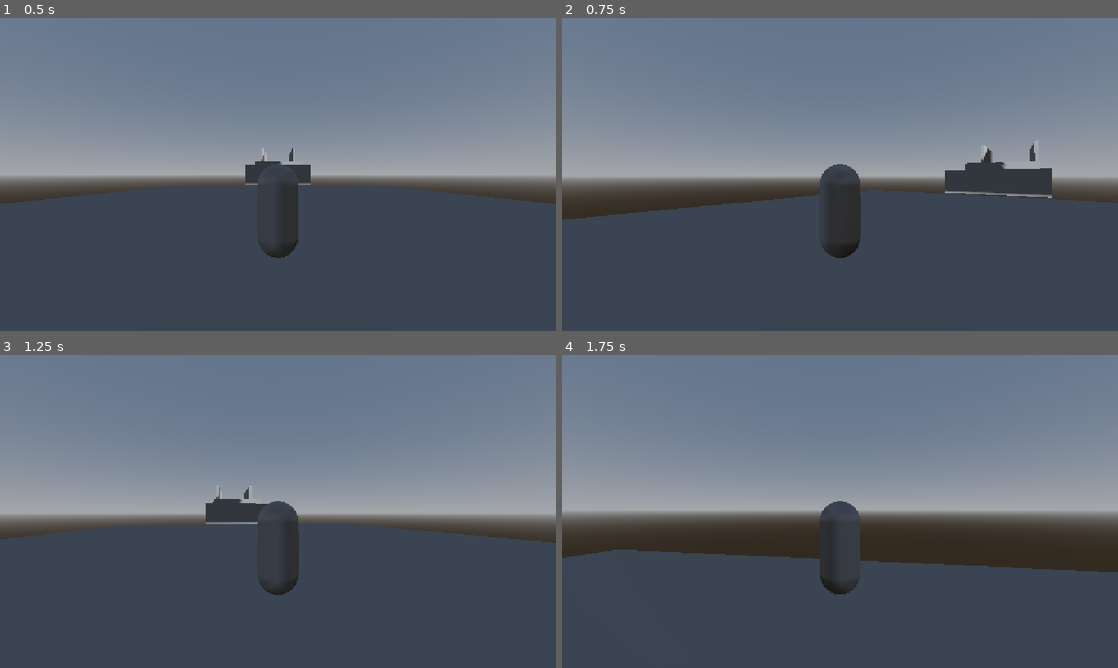
Above: before the commit, frames 1-4 (two rows, left to right).
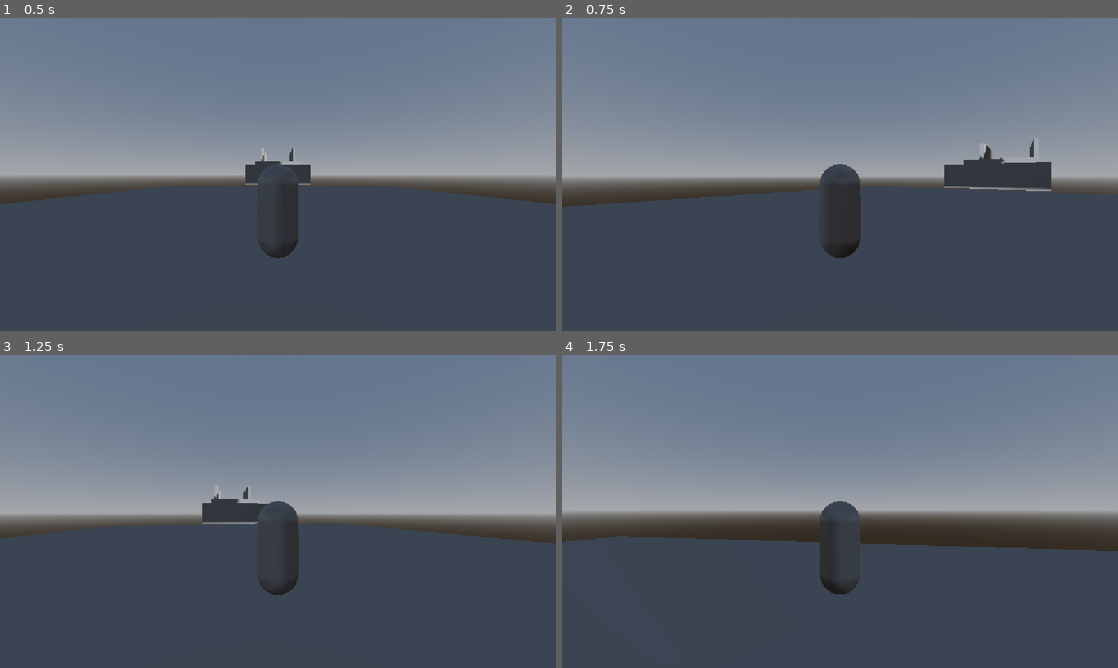
Above: after the commit, the same moments.

Repository: StepTred/Chase-game-proto
Game: Godot game, scene res://levels/test/rooftop_test.tscn
The game is run twice, just before and just after one commit, with the same random seed, the same clock (stepped at 60 frames per second) and the same inputs.
Inputs (mouse positions are in pixels of both pictures, inside the frame that each line leads up to):
- Up to frame 1 (0.5 s): no input
- Up to frame 2 (0.75 s): move the mouse to (867, 174) at 0.52 s; hold W (move_forward) from 0.53 s (still down); tap Space (jump) at 0.6 s
- Up to frame 3 (1.25 s): keep holding W (move_forward); tap Space (jump) at 0.77, 1.07 s
- Up to frame 4 (1.75 s): keep holding W (move_forward); move the mouse to (812, 511) at 1.27 s; tap Space (jump) at 1.35, 1.52 s

Frame 1 is identical in both runs. In frame 2, 2.5% of the frame differs, in the area x 0-100%, y 38-65%; in frame 3, 0.2%; in frame 4, 5.1%, in the area x 0-100%, y 57-70%.

Commit message:
Add state machine with idle and run states
Co-Authored-By: Claude Sonnet 5 <noreply@anthropic.com>

Diff:
--- a/chase-game-project/player/player.tscn
+++ b/chase-game-project/player/player.tscn
@@ -1,7 +1,10 @@
-[gd_scene load_steps=6 format=3]
+[gd_scene load_steps=9 format=3]
 
 [ext_resource type="Script" path="res://player/player_controller.gd" id="1_player"]
 [ext_resource type="Script" path="res://player/camera_controller.gd" id="2_camera"]
+[ext_resource type="Script" path="res://player/state_machine.gd" id="3_state_machine"]
+[ext_resource type="Script" path="res://player/states/idle_state.gd" id="4_idle_state"]
+[ext_resource type="Script" path="res://player/states/run_state.gd" id="5_run_state"]
 
 [sub_resource type="CapsuleShape3D" id="CapsuleShape3D_player"]
 radius = 0.4
@@ -36,3 +39,12 @@
 [node name="Camera3D" type="Camera3D" parent="CameraPivot/SpringArm3D"]
 current = true
 fov = 75.0
+
+[node name="StateMachine" type="Node" parent="."]
+script = ExtResource("3_state_machine")
+
+[node name="IdleState" type="Node" parent="StateMachine"]
+script = ExtResource("4_idle_state")
+
+[node name="RunState" type="Node" parent="StateMachine"]
+script = ExtResource("5_run_state")
--- a/chase-game-project/player/player_controller.gd
+++ b/chase-game-project/player/player_controller.gd
@@ -13,31 +13,40 @@
 @export var gravity: float = 20.0
 
 @onready var camera_pivot: CameraController = $CameraPivot
+@onready var state_machine: StateMachine = $StateMachine
+
+var input_direction: Vector3 = Vector3.ZERO
 
 
 func _physics_process(delta: float) -> void:
-	if not is_on_floor():
-		velocity.y -= gravity * delta
+	var input_dir: Vector2 = Input.get_vector("move_left", "move_right", "move_forward", "move_back")
+	input_direction = camera_pivot.get_movement_direction(input_dir)
 
-	if Input.is_action_just_pressed("jump") and is_on_floor():
-		velocity.y = jump_velocity
+	state_machine.physics_update(delta)
+	move_and_slide()
 
-	var input_dir: Vector2 = Input.get_vector("move_left", "move_right", "move_forward", "move_back")
-	var direction: Vector3 = camera_pivot.get_movement_direction(input_dir)
-	var target_velocity: Vector3 = direction * max_speed
-	var rate: float = acceleration if direction.length() > 0.0 else deceleration
+
+func _unhandled_input(event: InputEvent) -> void:
+	state_machine.handle_input(event)
+
+
+func apply_gravity(delta: float) -> void:
+	velocity.y -= gravity * delta
+
+
+func move_horizontal(delta: float) -> void:
+	var target_velocity: Vector3 = input_direction * max_speed
+	var rate: float = acceleration if input_direction.length() > 0.0 else deceleration
 	if not is_on_floor():
 		rate *= air_control_multiplier
 
 	velocity.x = move_toward(velocity.x, target_velocity.x, rate * delta)
 	velocity.z = move_toward(velocity.z, target_velocity.z, rate * delta)
 
-	if direction.length() > 0.0:
-		face_direction(direction, delta)
-
-	move_and_slide()
+	if input_direction.length() > 0.0:
+		face_direction(delta)
 
 
-func face_direction(direction: Vector3, delta: float) -> void:
-	var target_angle: float = atan2(direction.x, direction.z)
+func face_direction(delta: float) -> void:
+	var target_angle: float = atan2(input_direction.x, input_direction.z)
 	rotation.y = lerp_angle(rotation.y, target_angle, turn_speed * delta)
--- /dev/null
+++ b/chase-game-project/player/state_machine.gd
@@ -0,0 +1,53 @@
+class_name StateMachine
+extends Node
+
+signal state_changed(state_name: String)
+
+var current_state: State
+var _states: Dictionary = {}
+
+
+func _ready() -> void:
+	var player: PlayerController = get_parent() as PlayerController
+
+	for child in get_children():
+		if child is State:
+			var state: State = child
+			state.player = player
+			state.state_machine = self
+			state.transition_requested.connect(_on_transition_requested)
+			_states[state.name] = state
+
+	if get_child_count() > 0:
+		current_state = get_child(0)
+		current_state.enter()
+
+
+func physics_update(delta: float) -> void:
+	if current_state:
+		current_state.physics_update(delta)
+
+
+func handle_input(event: InputEvent) -> void:
+	if current_state:
+		current_state.handle_input(event)
+
+
+func transition_to(state_name: String) -> void:
+	if not _states.has(state_name):
+		return
+
+	var next_state: State = _states[state_name]
+	if next_state == current_state:
+		return
+
+	if current_state:
+		current_state.exit()
+
+	current_state = next_state
+	current_state.enter()
+	state_changed.emit(state_name)
+
+
+func _on_transition_requested(next_state: String) -> void:
+	transition_to(next_state)
--- /dev/null
+++ b/chase-game-project/player/states/idle_state.gd
@@ -0,0 +1,14 @@
+class_name IdleState
+extends State
+
+
+func physics_update(delta: float) -> void:
+	player.apply_gravity(delta)
+	player.move_horizontal(delta)
+
+	if not player.is_on_floor():
+		transition_requested.emit("FallState")
+	elif Input.is_action_just_pressed("jump"):
+		transition_requested.emit("JumpState")
+	elif player.input_direction.length() > 0.0:
+		transition_requested.emit("RunState")
--- /dev/null
+++ b/chase-game-project/player/states/run_state.gd
@@ -0,0 +1,14 @@
+class_name RunState
+extends State
+
+
+func physics_update(delta: float) -> void:
+	player.apply_gravity(delta)
+	player.move_horizontal(delta)
+
+	if not player.is_on_floor():
+		transition_requested.emit("FallState")
+	elif Input.is_action_just_pressed("jump"):
+		transition_requested.emit("JumpState")
+	elif player.input_direction.length() == 0.0:
+		transition_requested.emit("IdleState")
--- /dev/null
+++ b/chase-game-project/player/states/state.gd
@@ -0,0 +1,23 @@
+class_name State
+extends Node
+
+signal transition_requested(next_state: String)
+
+var player: PlayerController
+var state_machine: StateMachine
+
+
+func enter() -> void:
+	pass
+
+
+func exit() -> void:
+	pass
+
+
+func physics_update(delta: float) -> void:
+	pass
+
+
+func handle_input(event: InputEvent) -> void:
+	pass
